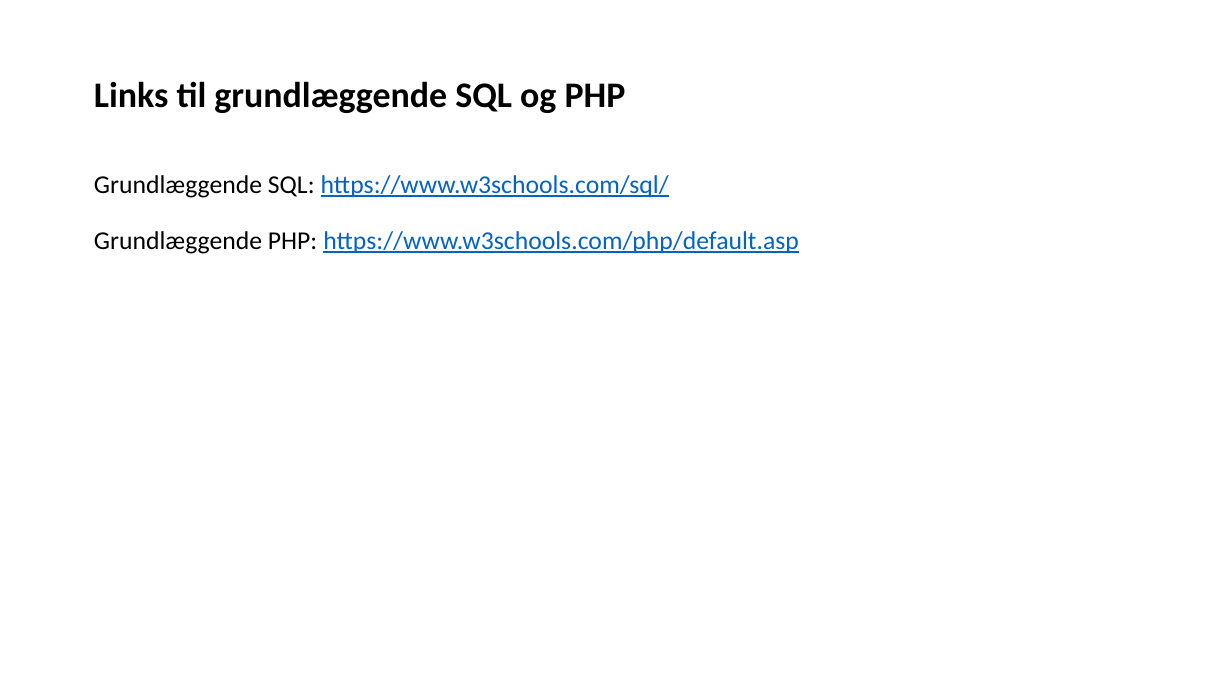
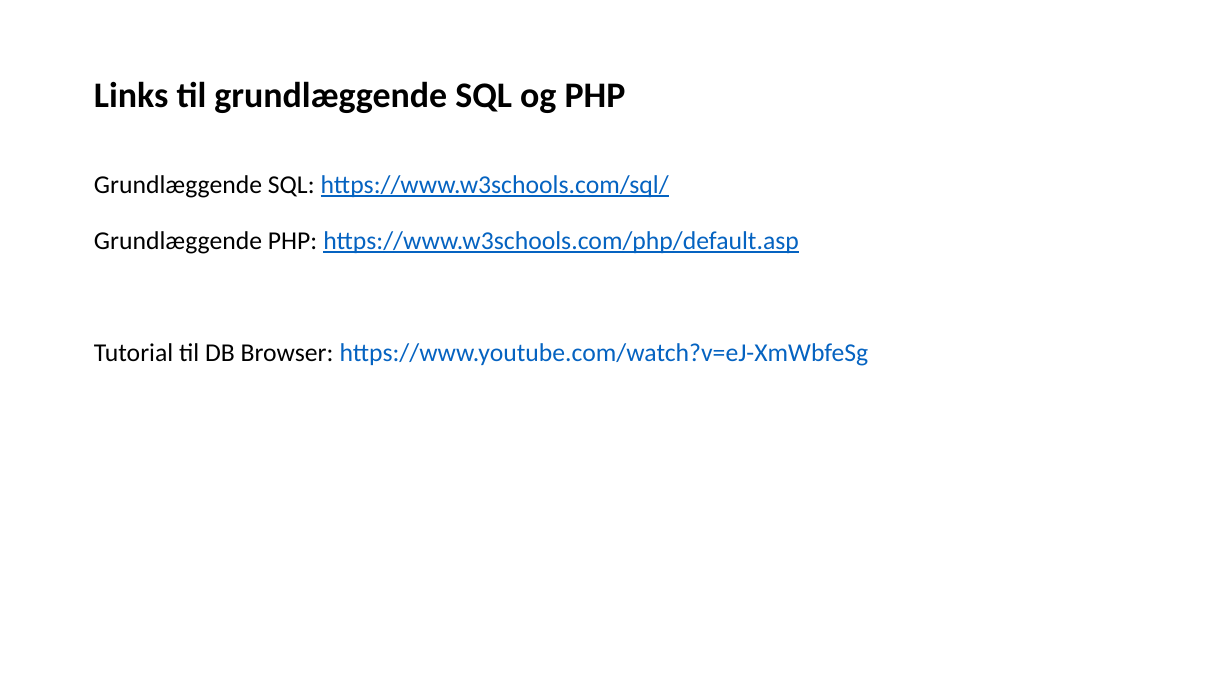
Before and after one commit to digitaltdesignlyngby/digitaltdesignlyngby.github.io, a slide deck: slide 4 of forlob6_database/Intro til databaser DDU 24_25.pptx. Drawn at 1232x693 pixels with LibreOffice and Linux fonts; fonts in the diff are those of the drawing. Boxes give left, top, right and bottom in pixels: in the first picture for what was removed or moved away, otherwise in the second. Text is boxed around its words. In the diff, an @@ line names an element or a change of style, - is before the commit and + after.

```diff
--- a/forlob6_database/Intro til databaser DDU 24_25.pptx
+++ b/forlob6_database/Intro til databaser DDU 24_25.pptx
@@ text at box(94, 343, 869, 366): paragraph added @@
+Tutorial til DB Browser: https://www.youtube.com/watch?v=eJ-XmWbfeSg
```
Also in this commit, not shown: 1 other slide changed.
